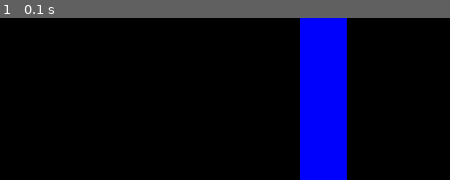
Above: before the commit, frame 1.
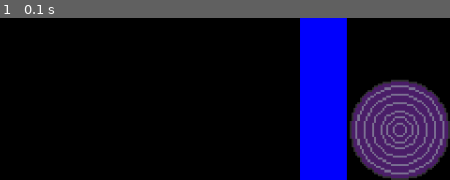
Above: after the commit, the same moment.

Repository: goldenwind-del/Pygame-Platformer
Game: pygame game, started from main.py
Same seed, same stepped clock (60 frames per second), same inputs: the game is played once before the commit and once after it.
Inputs:
- Up to frame 1 (0.1 s): no input
The pictures show only the part of the screen within x 50-100%, y 50-100%; the shares and areas given below are measured in that part.

The runs differ from the first frame. In frame 1, 11% of the frame differs, in the area x 77-100%, y 38-100%.

Commit message:
2 levels, only 1 real level

Diff:
--- a/game_classes.py
+++ b/game_classes.py
@@ -93,3 +93,13 @@
 
     def draw(self, screen):
         pygame.draw.rect(screen, self.color, self.rect)
+
+class Finnish(pygame.sprite.Sprite):
+    def __init__(self, x, y, width, height):
+        super().__init__()
+        self.image = pygame.image.load("pixilart-drawing.png").convert_alpha()
+        self.image = pygame.transform.scale(self.image,(width,height))
+        self.rect = self.image.get_rect(topleft = (x,y))
+        self.pos = (x,y)
+    def draw(self, screen):
+        screen.blit(self.image,self.rect)
--- a/main.py
+++ b/main.py
@@ -1,7 +1,7 @@
 import sys, random, time
 import pygame
 import game_classes
-
+from level_data import levels
 
 # Core Elements and variables
 pygame.init()
@@ -10,19 +10,20 @@
 clock = pygame.time.Clock()
 game_active = True
 
+font = pygame.font.Font(None, 50)
+
 player = game_classes.Player(0, 490, 25, 25, (255, 0, 0),width, height)
-platforms = [
-        game_classes.Platform(850, 200, 120, 20, (0, 255, 0)),
-    game_classes.Platform(525, 200, 100, 20, (0, 255, 0)),
-    game_classes.Platform(325, 300, 100, 20, (0, 255, 0)),
-    game_classes.Platform(125, 400, 100, 20, (0, 255, 0)),
-]
-walls = [
-    game_classes.Wall(800,200,50, 400, (0, 0, 255)),
-]
 
+current_level = 1
+current_level_data = levels[current_level]
+
+platforms = [game_classes.Platform(*data) for data in current_level_data["platforms"]]
+walls = [game_classes.Wall(*data) for data in current_level_data["walls"]]
+finnish = game_classes.Finnish(*current_level_data["finnish"][0])
+player = game_classes.Player(*current_level_data["player"][0])
 all_sprites = pygame.sprite.Group()
-all_sprites.add(player, platforms, walls)
+all_sprites.add(finnish, platforms, walls, player)
+
 
 while game_active:
     for event in pygame.event.get():
@@ -35,9 +36,33 @@
     player.move(keys, platforms,walls)
     screen.fill((0,0,0))
 
-
     for sprite in all_sprites:
         sprite.draw(screen)
 
+    if player.rect.colliderect(finnish.rect):
+
+        if current_level == len(levels):
+            finnish_message = font.render(f"You beat level {current_level}, more levels coming soon", True, 'white', None)
+            finnish_rect = finnish_message.get_rect(center=(480, 270))
+            screen.blit(finnish_message, finnish_rect)
+
+
+        elif current_level < len(levels):
+            finnish_message = font.render(f"You beat level {current_level}, press enter to move onto the next level", True, 'white', None)
+            finnish_rect = finnish_message.get_rect(center=(480, 270))
+            screen.blit(finnish_message, finnish_rect)
+            pygame.display.flip()
+            keys = pygame.key.get_pressed()
+            if keys[pygame.K_RETURN]:
+                current_level += 1
+                current_level_data = levels[current_level]
+                platforms = [game_classes.Platform(*data) for data in current_level_data["platforms"]]
+                walls = [game_classes.Wall(*data) for data in current_level_data["walls"]]
+                finnish = game_classes.Finnish(*current_level_data["finnish"][0])
+                player = game_classes.Player(*current_level_data["player"][0])
+                all_sprites.empty()
+                all_sprites.add(finnish, *platforms, *walls, player)
+
+
     pygame.display.flip()
     clock.tick(60)
